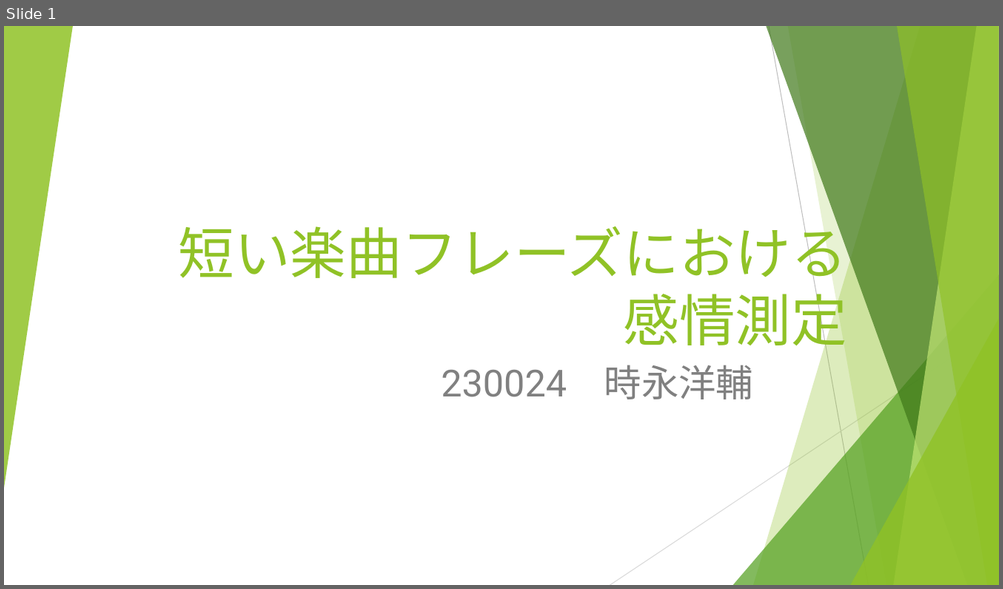
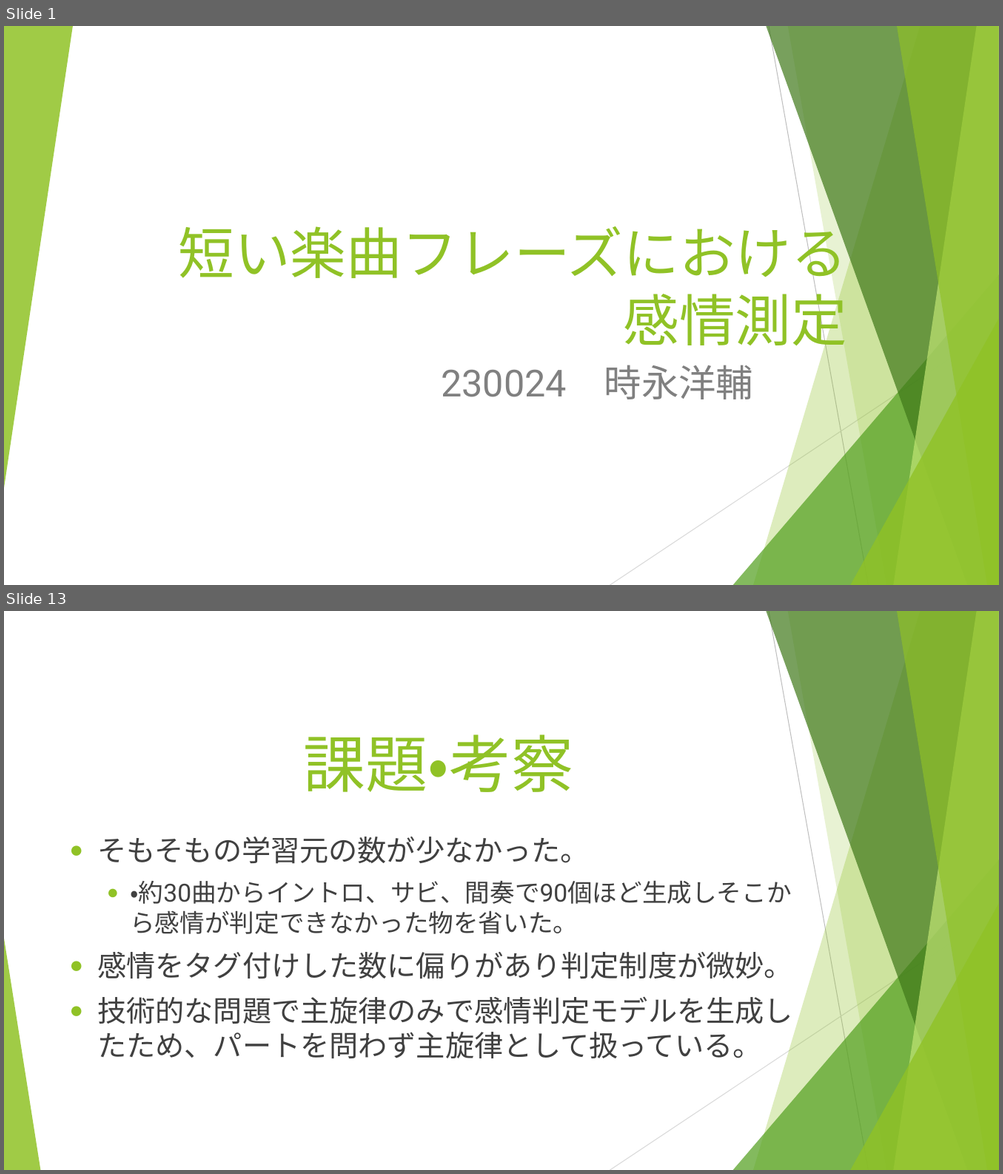
Before and after one commit to and12cant-ctrl/Music_Map_Exp, a slide deck: 発表用/発表用スライド.pptx. Shown one above the other, each under a label of ours: slide 1 before the commit, slides 1 and 13 after it; the slides between them are not shown. The pictures are 1003x589 and 1003x1174 pixels, drawn with LibreOffice and Linux fonts; fonts in the diff are those of the drawing. Boxes give left, top, right and bottom in pixels: in the first picture for what was removed or moved away, otherwise in the second. Text is boxed around its words. In the diff, an @@ line names an element or a change of style, - is before the commit and + after.

```diff
--- a/発表用/発表用スライド.pptx
+++ b/発表用/発表用スライド.pptx
@@ slide 13 added at (x1=4, y1=611, x2=999, y2=1170), background #FFFFFF; not listed: 9 template elements that a slide beside it also shows @@
@@ title added at (x1=303, y1=735, x2=573, y2=792), 60 pt, text #90C226 @@
+課題・考察
@@ text added at (x1=97, y1=837, x2=793, y2=1059), 28 pt, text #404040 @@
+● そもそもの学習元の数が少なかった。
+  ● ・約30曲からイントロ、サビ、間奏で90個ほど生成しそこから感情が判定できなかった物を省いた。
+● 感情をタグ付けした数に偏りがあり判定制度が微妙。
+● 技術的な問題で主旋律のみで感情判定モデルを生成したため、パートを問わず主旋律として扱っている。
@@ triangle added at (x1=4, y1=939, x2=40, y2=1170), fill #90C226 at 85% opacity @@
```
Also in this commit, not shown: 4 slides changed, 8 other slides added, 5 slides removed, 2 other files.
